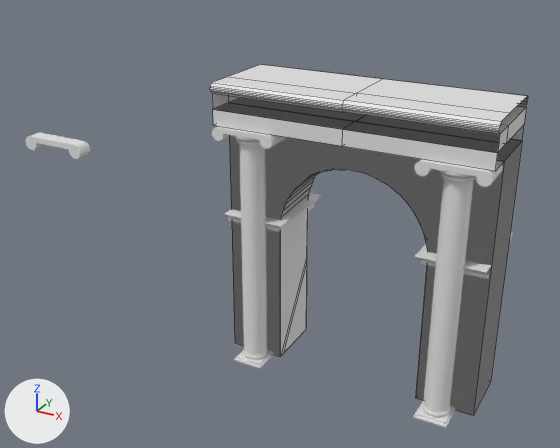
The Blender file Colloseum.blend as it was, and as the next commit left it.
Camera for both pictures: a 50 mm lens placed at (2.6, -6.42, 3.3), pointed at (-0.61, -0.58, 0.38). Arrows for +X, +Y and +Z are at lower left; the lights stay in place. Mesh edges are drawn as thin lines on the coarser meshes.
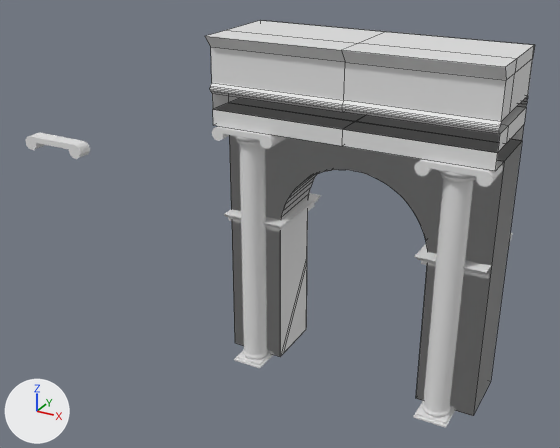
The change, as a diff of the scene's bpy script:
```diff
--- a/Colloseum.blend.py
+++ b/Colloseum.blend.py
@@ me_cube @@
 # used by ob_cube; location = (0.0, 0.0, 0.002); scale = (1.32, 0.314, 1.29)
-me_cube.from_pydata(...)  # 103 vertices, 85 faces, 2 loose edges; spans x -1.0..1.0, y -1.96..1.0, z -1.0..1.26
+me_cube.from_pydata(...)  # 145 vertices, 126 faces, 2 loose edges; spans x -1.0..1.0, y -2.11..1.0, z -1.0..1.6
+# me_cube part 1
+# 4 faces are deleted
+# 26 vertices are added at x -1.0..1.0, y -2.11..1.0, z 1.26..1.6
+# 9 new vertices lie (0.0, 0.0, 0.25) away from vertices in x 0.0..1.0, y -1.85..1.0, z 1.26
+# 7 new vertices lie (0.0, 0.0, 0.09) away from vertices in x 0.0..1.0, y -1.0..1.0, z 1.51
+# 45 new faces join them
 me_cube.materials.append(mat_material)
```

Location of each change, (x1, y1, x2, y2) in pixels of the pictures (560 x 448 px):
'Cube', reshaped (12% taller): before (210, 64, 528, 416); after (205, 20, 534, 416)
part 1 of me_cube, built on: before (212, 64, 527, 121); after (205, 20, 534, 121)
